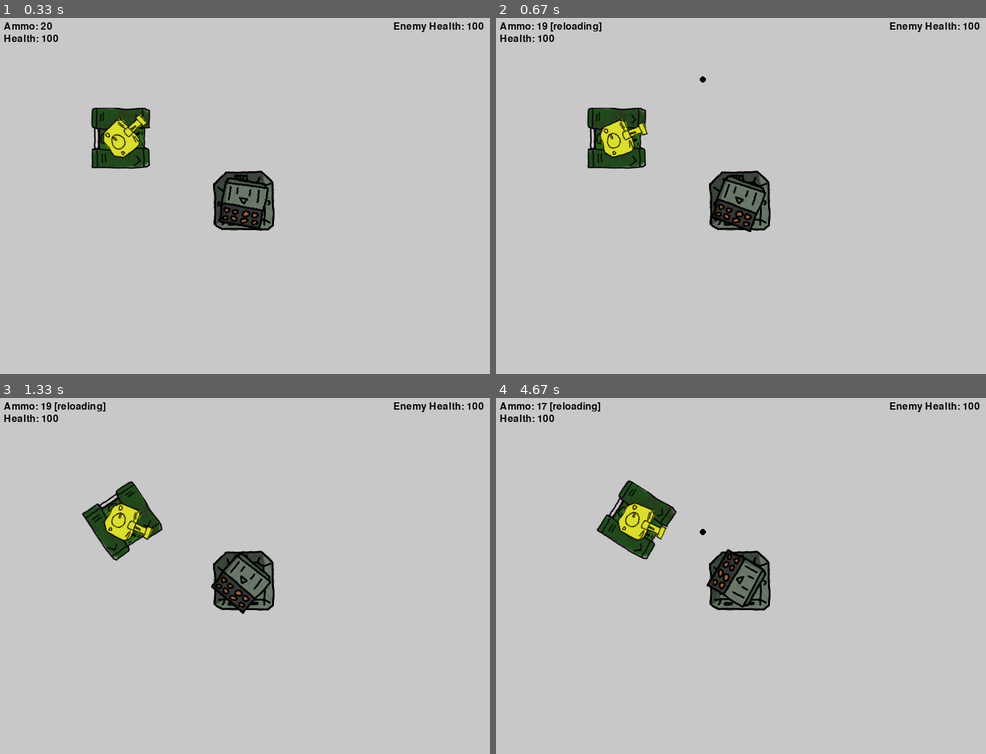
Above: before the commit, frames 1-4 (two rows, left to right).
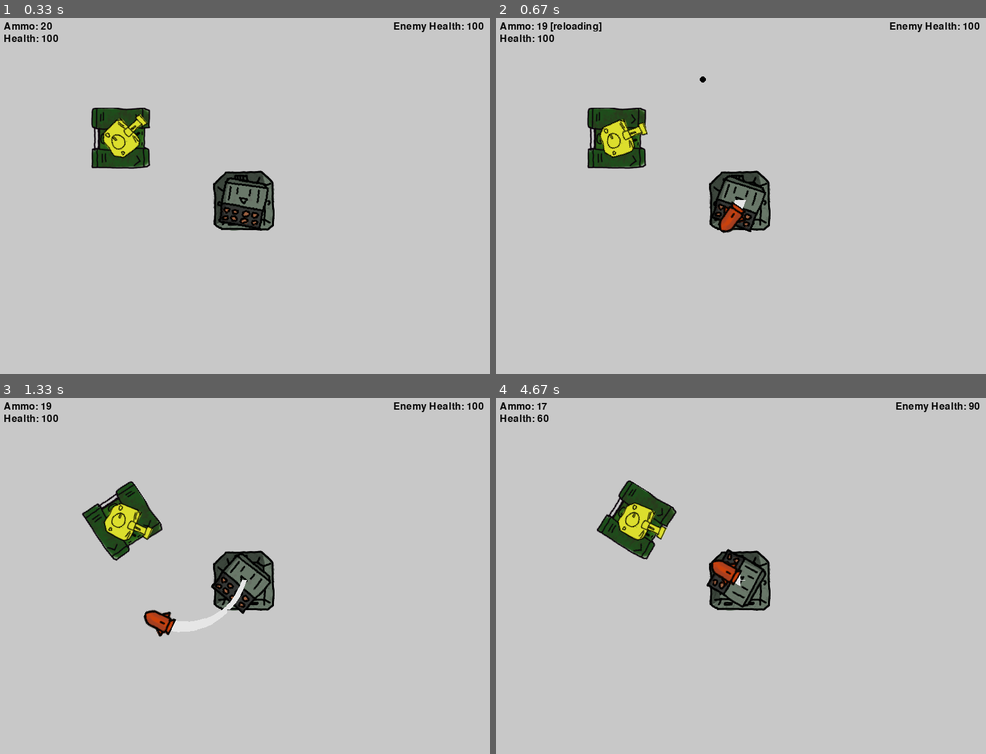
Above: after the commit, the same moments.

Repository: dimalei/pygame_sketchbook
Game: pygame game, started from gamepy_vectormath/main.py
Two runs of this game, one before a commit and one after it. Both use one fixed random seed, a clock stepped at 60 frames per second and the inputs below.
Inputs (mouse positions are in pixels of both pictures, inside the frame that each line leads up to):
- Up to frame 1 (0.33 s): no input
- Up to frame 2 (0.67 s): click "Enemy Health: 100" at 0.38 s
- Up to frame 3 (1.33 s): hold Right 0.67-1.13 s; move the mouse to (401, 568) at 0.7 s; hold Up from 1.17 s (still down); move the mouse to (127, 583) at 1.2 s
- Up to frame 4 (4.67 s): release Up at 1.47 s; hold Right 1.5-1.97 s; move the mouse to (589, 526) at 1.53 s; hold Left 2-2.53 s; move the mouse to (809, 451) at 2.03 s; hold Down 2.57-2.87 s; move the mouse to (794, 611) at 2.6 s; hold Left 2.9-3.3 s; move the mouse to (750, 454) at 2.93 s; click (716, 675) at 3.38 s; click (741, 625) at 3.72 s; hold Up 4-4.37 s; click (721, 519) at 4.08 s; hold Right from 4.4 s (still down); click (868, 636) at 4.48 s

Frame 1 is identical in both runs. In frame 2, 0.3% of the frame differs, in the area x 45-52%, y 51-61%; in frame 3, 0.8%, in the area x 11-51%, y 1-68%; in frame 4, 0.7%.

Commit message:
gameplay optimisations

Diff:
--- a/gamepy_vectormath/enemies.py
+++ b/gamepy_vectormath/enemies.py
@@ -1,5 +1,5 @@
 import pygame
-from projectiles import Rocket, ProjectileCollection
+from projectiles import Rocket, ProjectileCollection, TankRound
 import math
 from helpers import angle_between_vectors
 
@@ -12,7 +12,7 @@
         self.base = pygame.image.load("rocket_pod_base.png")
         self.tower = pygame.image.load("rocket_pod_tower.png")
         self.heading = pygame.math.Vector2(0, 1)
-        self.timer = 0
+        self.timer = 30
         self.collection = collection
         self.target = target
         self.health = 100
@@ -23,10 +23,11 @@
     def update(self):
         """launches rockets every X seconds and turns itself into the players direction"""
 
-        self.timer += 1
-        if self.timer > 300:
+        if self.timer > 0:
+            self.timer -= 1
+        else:
             self.launch_rocket()
-            self.timer = 0
+            self.timer = 120
 
         target_direction = self.target.pos - self.pos
         angle_CCW = angle_between_vectors(
@@ -42,7 +43,16 @@
 
     def launch_rocket(self):
         self.collection.alive_projectiles.append(
-            Rocket(self.pos, self.heading, self.target))
+            Rocket(self.pos, self.heading, self.target, vel=3.5, agility=2))
+
+    def get_hit(self, items: list):
+        for i in items:
+            if self.hitbox.colliderect(i.hitbox):
+                # only count hits form the rocket class.
+                if isinstance(i, TankRound):
+                    print(f"got a hit from: {type(i)}")
+                    i.destroy()
+                    self.health -= 5
 
     def draw(self, window: pygame.Surface):
         offset_b = pygame.math.Vector2(self.base.get_rect().center)
--- a/gamepy_vectormath/main.py
+++ b/gamepy_vectormath/main.py
@@ -23,11 +23,26 @@
             self.crates.upate()
             self.player.pickup_items(self.crates.items)
             self.player.get_hit(self.projectiles.alive_projectiles)
+            self.enemy.get_hit(self.projectiles.alive_projectiles)
             self.enemy.update()
             self.projectiles.update()
 
             self.render()
+
+            if self.player.health <= 0:
+                self.game_over()
+                break
+            if self.enemy.health <= 0:
+                self.game_won()
+                break
+
             self.clock.tick(60)
+
+    def game_over(self):
+        pass
+
+    def game_won(self):
+        pass
 
     def events(self):
         for event in pygame.event.get():
--- a/gamepy_vectormath/projectiles.py
+++ b/gamepy_vectormath/projectiles.py
@@ -4,7 +4,6 @@
 from helpers import angle_between_vectors
 
 import pygame.locals
-
 
 
 class Projectile:
@@ -46,13 +45,18 @@
         return f"projectile flying at {self.pos}"
 
 
+class TankRound(Projectile):
+    def __init__(self, pos: pygame.Vector2, heading: pygame.Vector2, vel: float = 10, size: int = 10) -> None:
+        super().__init__(pos, heading, vel, size)
+
+
 class Rocket(Projectile):
     """Advanced Projectile that homes onto a target."""
 
-    def __init__(self, pos: pygame.Vector2, heading: pygame.Vector2, target: object, vel: float = 3, size: int = 20) -> None:
+    def __init__(self, pos: pygame.Vector2, heading: pygame.Vector2, target: object, vel: float = 3, size: int = 20, agility: float = 1.0) -> None:
         super().__init__(pos, heading, vel, size)
         self.target = target
-        self.agility = 0.8  # can rotate X degrees per frame
+        self.agility = agility  # can rotate X degrees per frame
         self.rocket = pygame.image.load("rocket.png")
         self.smoke_trail = [self.pos.copy() for i in range(20)]
 
@@ -106,14 +110,13 @@
         return f"rocket flying at {self.pos} heading {self.heading}"
 
 
-
 class ProjectileCollection:
     """Projectile environment. All Projectiles must live within the same projectile collection."""
 
     def __init__(self) -> None:
         self.alive_projectiles = []
         self.destruct_projectiles = []
-        self.max_age = 7200
+        self.max_age = 3200
 
     def update(self):
         for p in self.alive_projectiles:
--- a/gamepy_vectormath/tank.py
+++ b/gamepy_vectormath/tank.py
@@ -1,5 +1,5 @@
 import pygame
-from projectiles import Projectile, Rocket, ProjectileCollection
+from projectiles import Rocket, ProjectileCollection, TankRound
 from items import AmmoCrate, HealthCrate, BoostCrate
 import math
 from helpers import angle_between_vectors
@@ -95,9 +95,9 @@
     def shoot(self, projectiles: ProjectileCollection):
         if self.ammo > 0 and self.reload_timer == 0:
             projectiles.alive_projectiles.append(
-                Projectile(self.tank.pos, self.tank.heading_tower))
+                TankRound(self.tank.pos, self.tank.heading_tower))
             self.ammo -= 1
-            self.reload_timer = 60
+            self.reload_timer = 30
 
     def update(self):
         # reloading
@@ -158,7 +158,7 @@
                 if isinstance(i, Rocket):
                     print(f"got a hit from: {type(i)}")
                     i.destroy()
-                    self.health -= 25
+                    self.health -= 20
 
     def fill_ammo(self):
         self.ammo += 5
